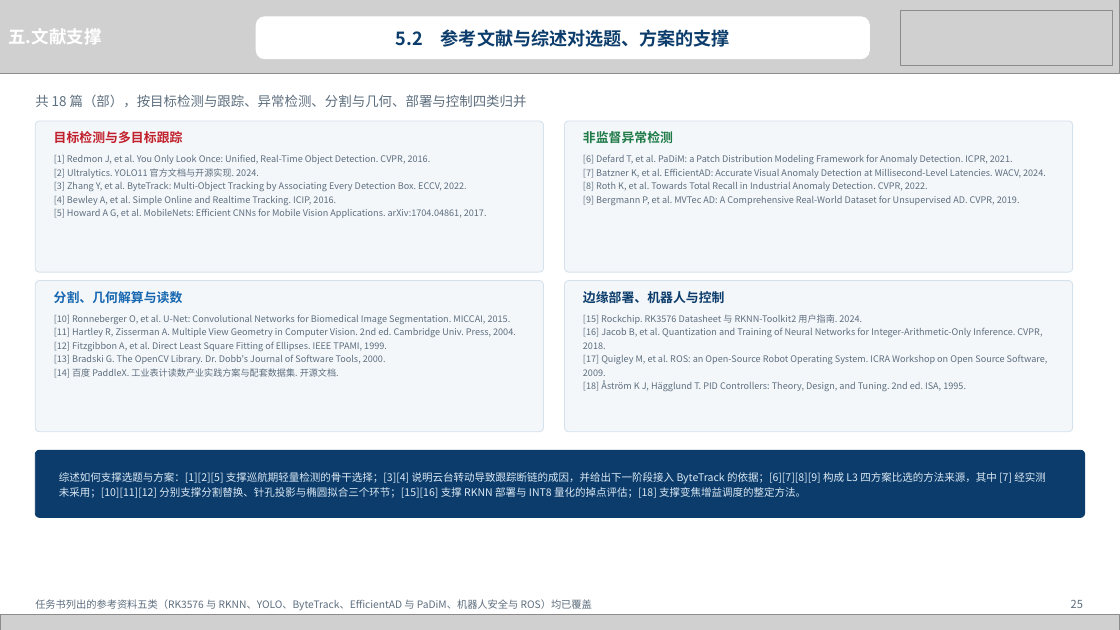
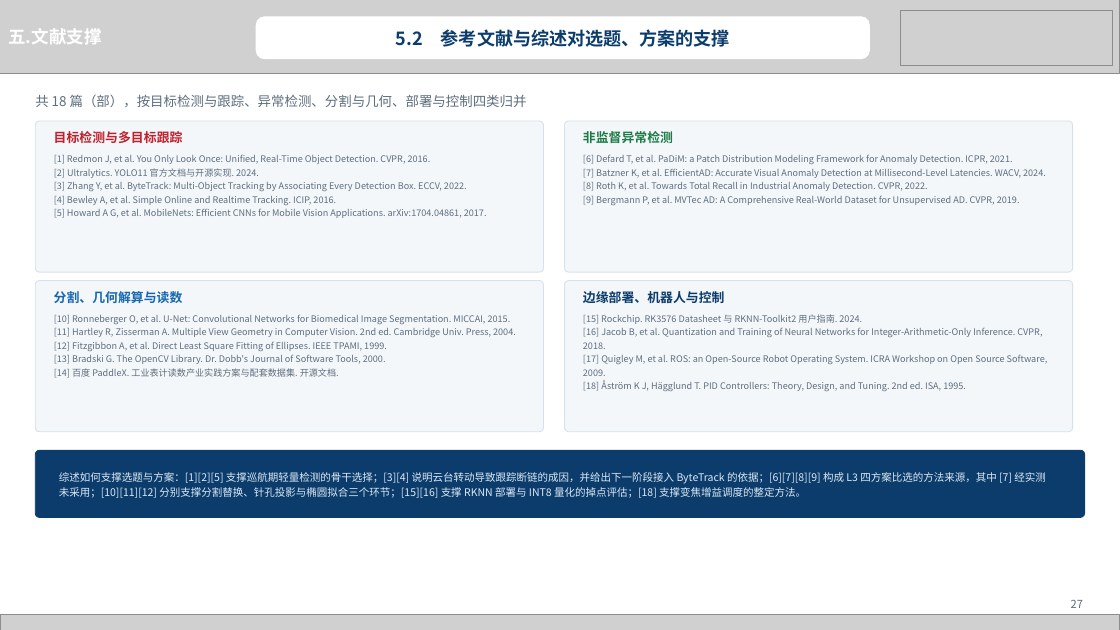
Before and after one commit to heizitalk666/2026summer, a slide deck: slide 27 of deliverables/中期答辩.pptx (slide 25 before the commit). Drawn at 1120x630 pixels with LibreOffice and Linux fonts; fonts in the diff are those of the drawing; grey boxes stand for pictures. Boxes give left, top, right and bottom in pixels: in the first picture for what was removed or moved away, otherwise in the second. Text is boxed around its words. In the diff, an @@ line names an element or a change of style, - is before the commit and + after.

```diff
--- a/deliverables/中期答辩.pptx
+++ b/deliverables/中期答辩.pptx
@@ text removed at [35, 599, 592, 611] @@
-任务书列出的参考资料五类（RK3576 与 RKNN、YOLO、ByteTrack、EfficientAD 与 PaDiM、机器人安全与 ROS）均已覆盖
@@ text at [1071, 600, 1083, 608]: text changed @@
-25
+27
```
Also in this commit, not shown: 21 other slides changed, 2 slides added, 4 other files.
